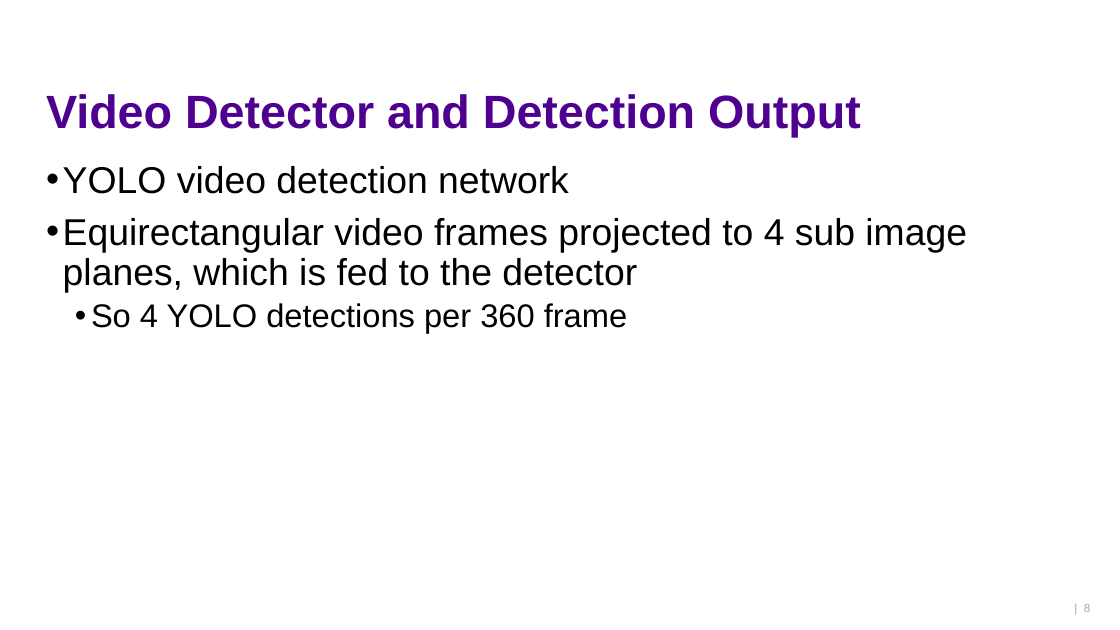
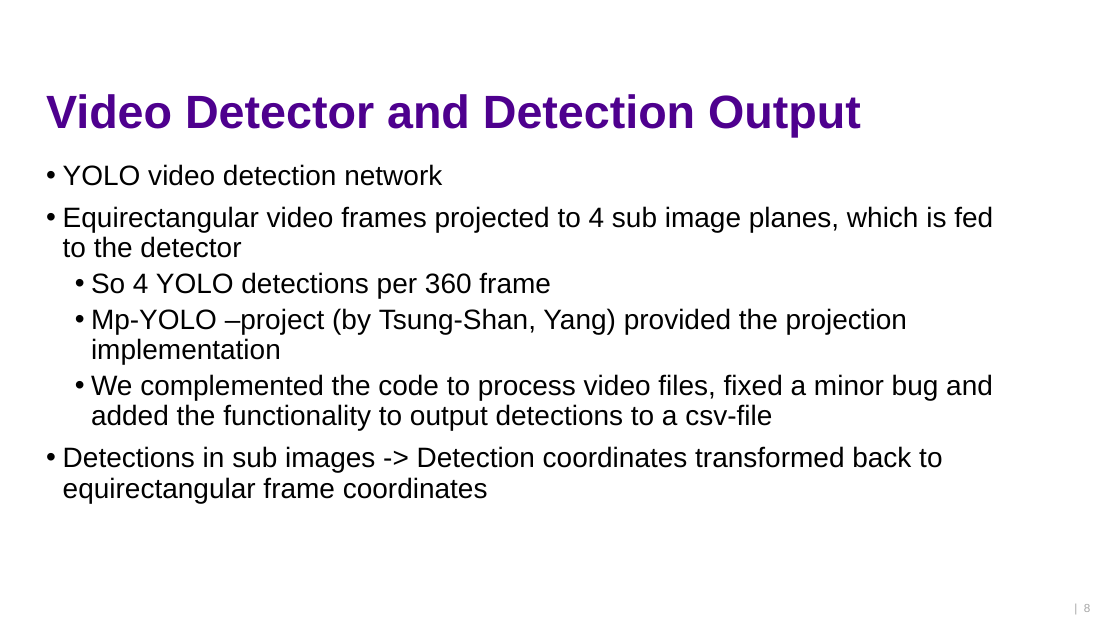
Before and after one commit to ktlhtn/AutoSTAnnot, a slide deck: slide 8 of Power point files/Final presentation.pptx. Drawn at 1120x630 pixels with LibreOffice and Linux fonts; fonts in the diff are those of the drawing; background and template pictures are left out. Boxes give left, top, right and bottom in pixels: in the first picture for what was removed or moved away, otherwise in the second. Text is boxed around its words. In the diff, an @@ line names an element or a change of style, - is before the commit and + after.

Commit message:
some final touches to the presentation

```diff
--- a/Power point files/Final presentation.pptx
+++ b/Power point files/Final presentation.pptx
@@ text at <box>63,164,993,298</box>: size 32 to 24 pt in "YOLO video detection network", "Equirectangular video frames projected to 4 sub ..."; size 28 to 24 pt in "So 4 YOLO detections per 360 frame" @@
@@ text at <box>63,308,993,503</box>: paragraphs added @@
+  • Mp-YOLO –project (by Tsung-Shan, Yang) provided the projection implementation
+  • We complemented the code to process video files, fixed a minor bug and added the functionality to output detections to a csv-file
+• Detections in sub images -> Detection coordinates transformed back to equirectangular frame coordinates
```
